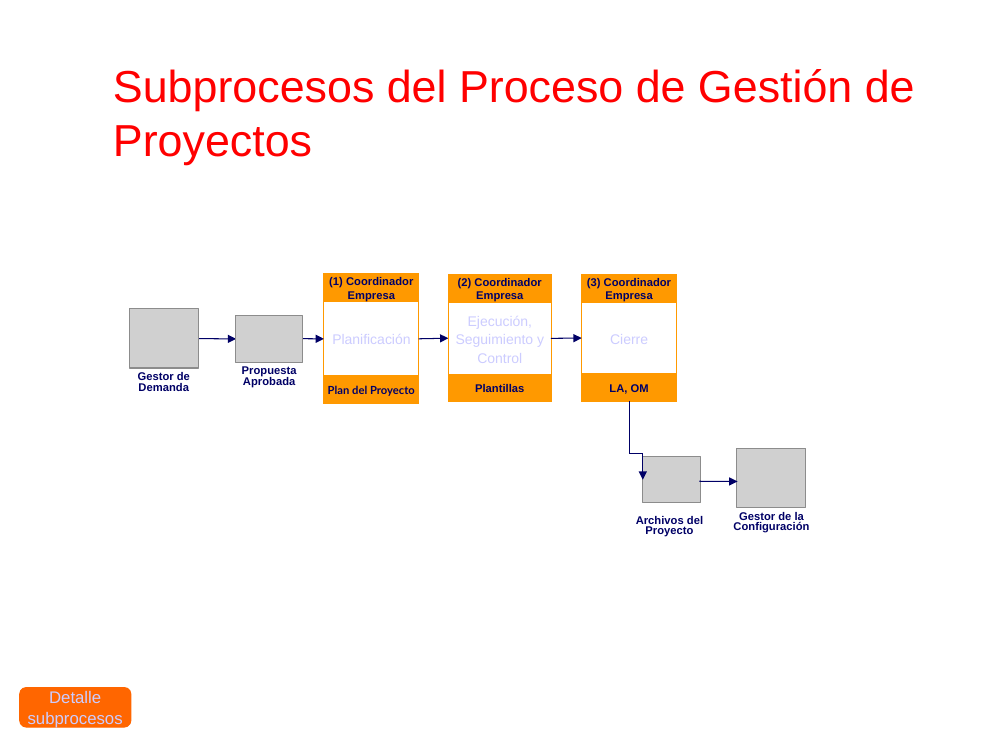
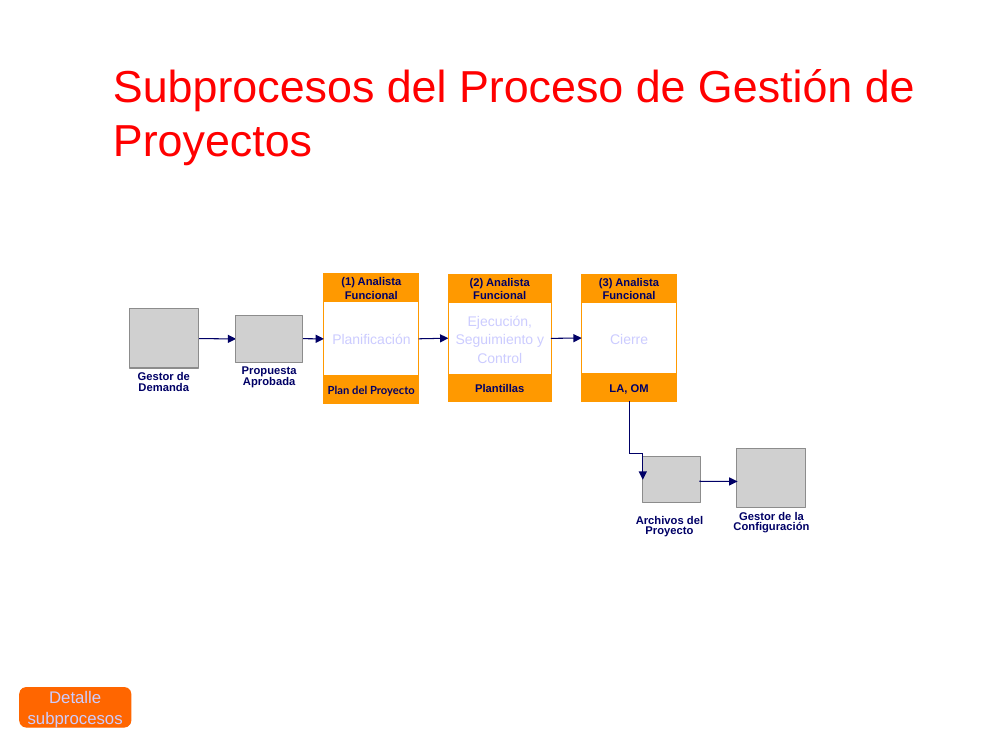
Before and after one commit to cjbensan/sistema-facturacion-inventario, a slide deck: slide 12 of CMMI-Nivel-2/PP-PMC/PGPRO_0.1_2015.ppt. Drawn at 1008x756 pixels with LibreOffice and Linux fonts; fonts in the diff are those of the drawing; grey boxes stand for pictures; background and template pictures are left out. Boxes give left, top, right and bottom in pixels: in the first picture for what was removed or moved away, otherwise in the second. Text is boxed around its words. In the diff, an @@ line names an element or a change of style, - is before the commit and + after.

```diff
--- a/CMMI-Nivel-2/PP-PMC/PGPRO_0.1_2015.ppt
+++ b/CMMI-Nivel-2/PP-PMC/PGPRO_0.1_2015.ppt
@@ text in rectangle at (341,277,402,299): text changed @@
-(1) Coordinador Empresa
+(1) Analista Funcional
@@ text in rectangle at (470,278,530,299): text changed @@
-(2) Coordinador Empresa
+(2) Analista Funcional
@@ text in rectangle at (599,278,659,299): text changed @@
-(3) Coordinador Empresa
+(3) Analista Funcional
```
Also in this commit, not shown: 15 other slides changed.
